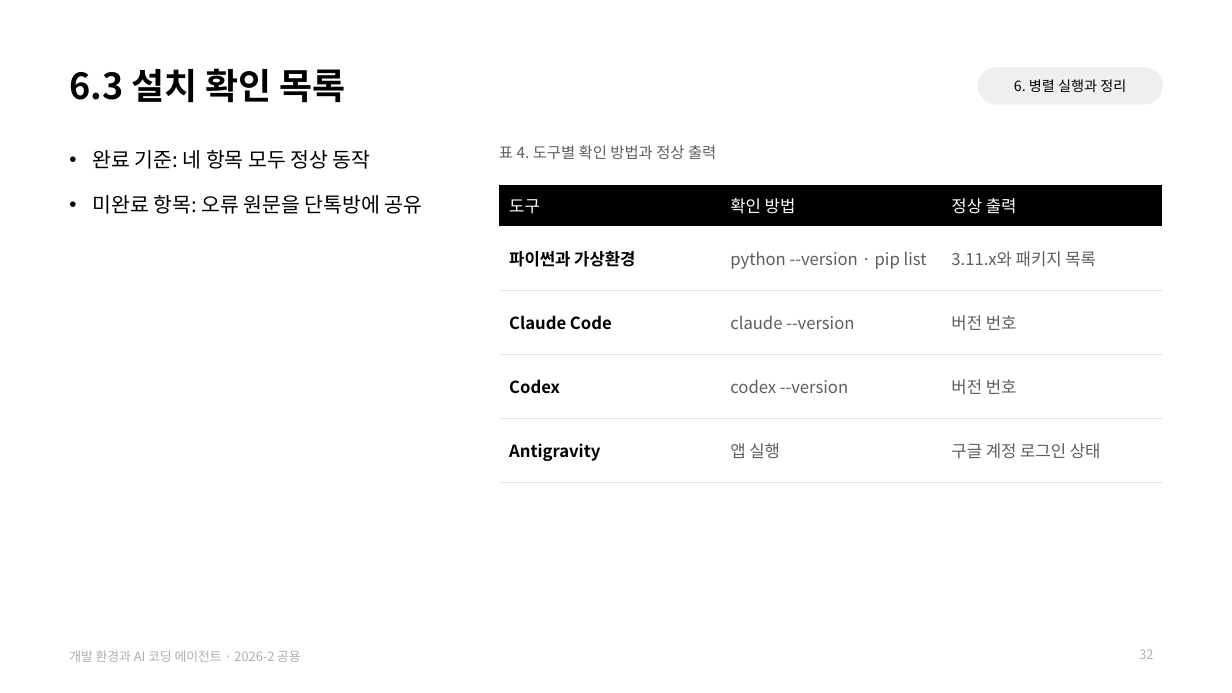
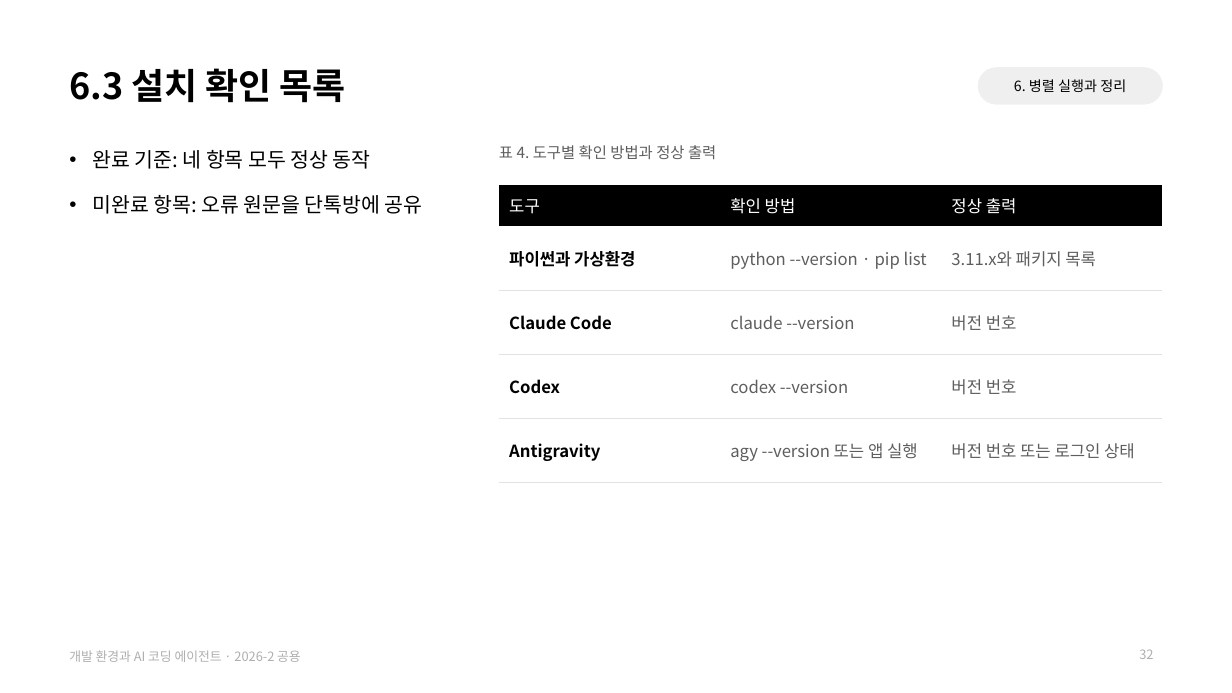
Before and after one commit to jihoyeo/ai-mobility, a slide deck: slide 32 of slides/common/dev_env.pptx. Drawn at 1232x693 pixels with LibreOffice and Linux fonts; fonts in the diff are those of the drawing. Boxes give left, top, right and bottom in pixels: in the first picture for what was removed or moved away, otherwise in the second. Text is boxed around its words. In the diff, an @@ line names an element or a change of style, - is before the commit and + after.

```diff
--- a/slides/common/dev_env.pptx
+++ b/slides/common/dev_env.pptx
@@ table at (499,185,1162,482) @@
-row 5, column 2: 앱 실행
+row 5, column 2: agy --version 또는 앱 실행
-row 5, column 3: 구글 계정 로그인 상태
+row 5, column 3: 버전 번호 또는 로그인 상태
```
Also in this commit, not shown: 15 other slides changed, 1 slide added, 1 slide removed, 2 other files.
